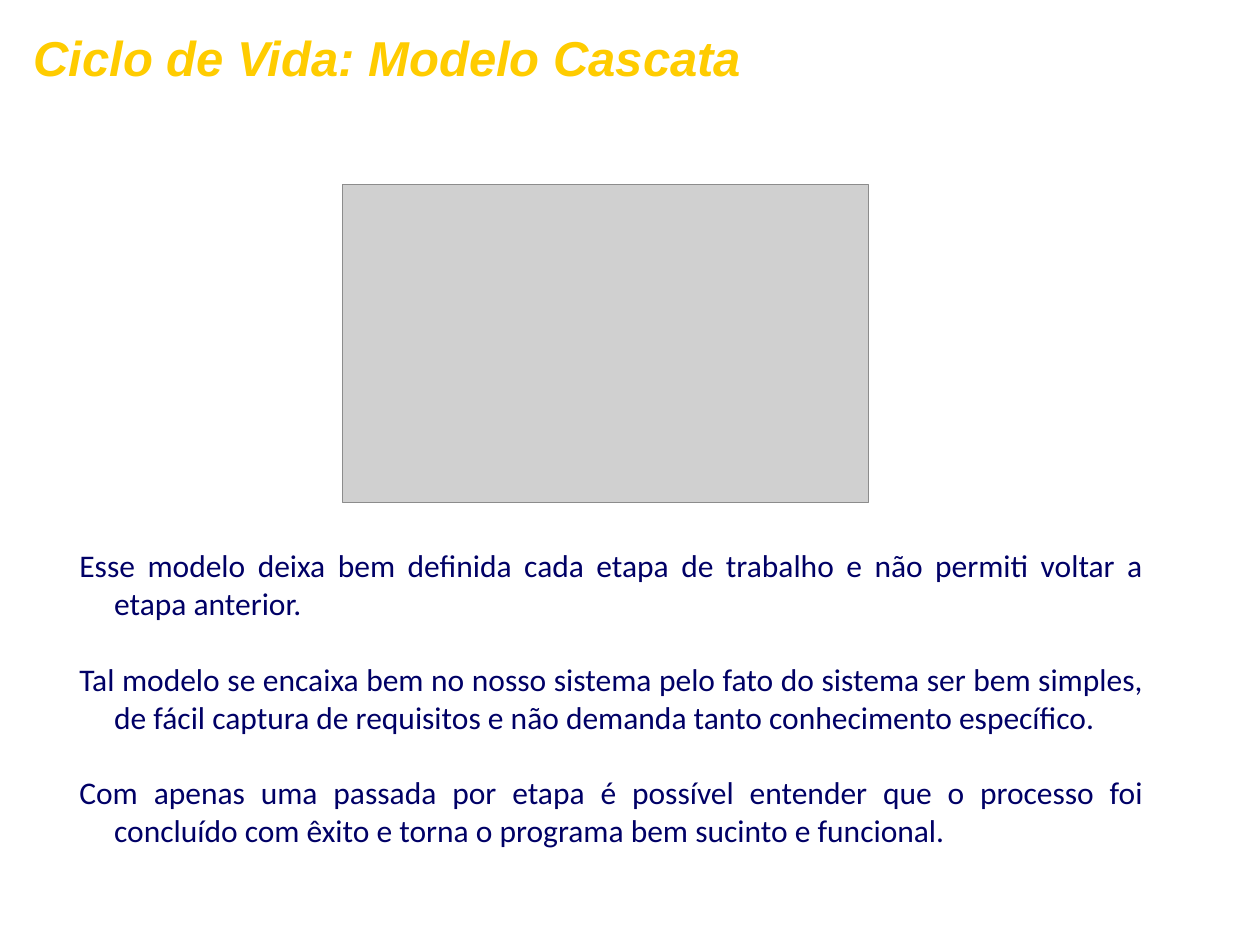
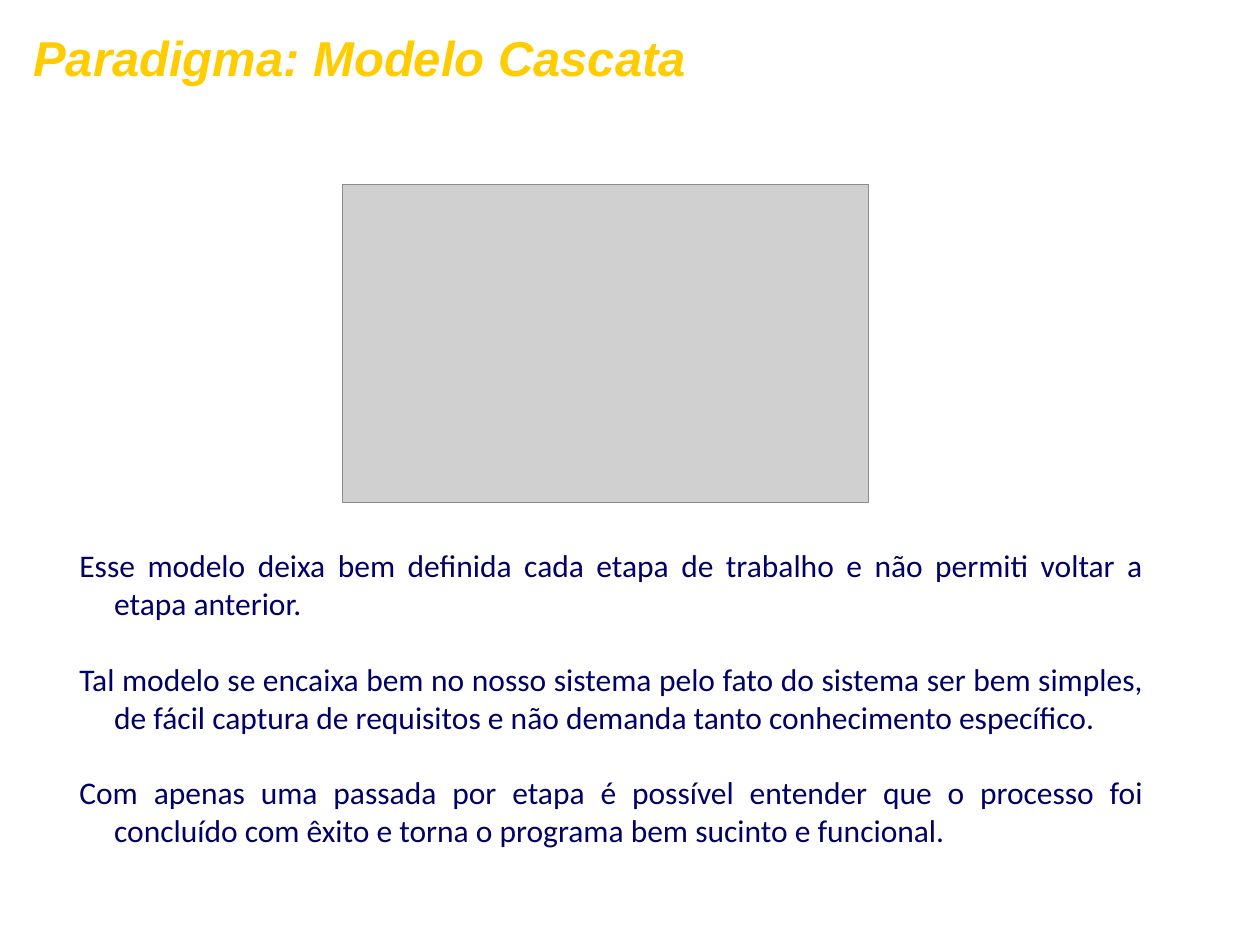
Before and after one commit to FrancescoBeghelli/TrabalhoES, a slide deck: slide 6 of ApresentaçãoFormatada.ppt. Drawn at 1260x945 pixels with LibreOffice and Linux fonts; fonts in the diff are those of the drawing; grey boxes stand for pictures; background and template pictures are left out. Boxes give left, top, right and bottom in pixels: in the first picture for what was removed or moved away, otherwise in the second. Text is boxed around its words. In the diff, an @@ line names an element or a change of style, - is before the commit and + after.

```diff
--- a/ApresentaçãoFormatada.ppt
+++ b/ApresentaçãoFormatada.ppt
@@ text at bbox=[33, 40, 686, 86]: text changed @@
-Ciclo de Vida: Modelo Cascata
+Paradigma: Modelo Cascata
```
Also in this commit, not shown: 5 other slides changed, 3 slides added, 3 slides removed.
